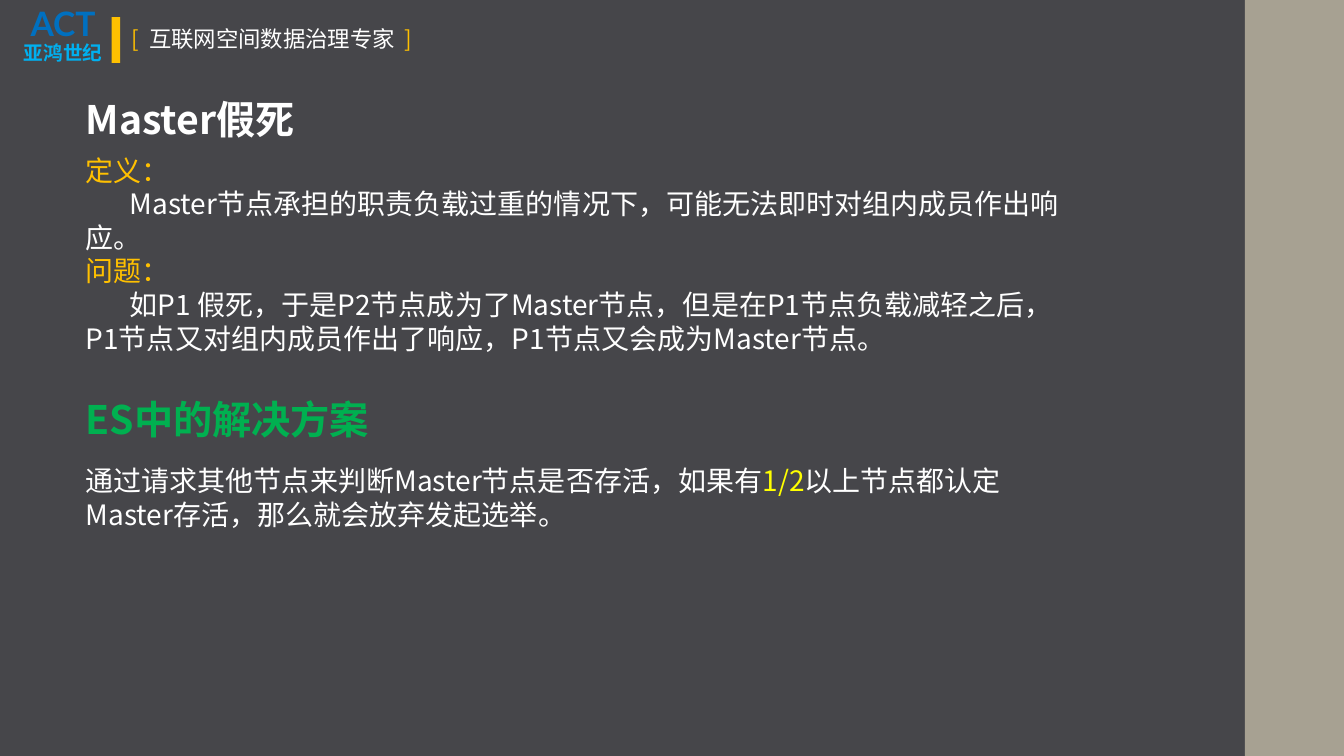
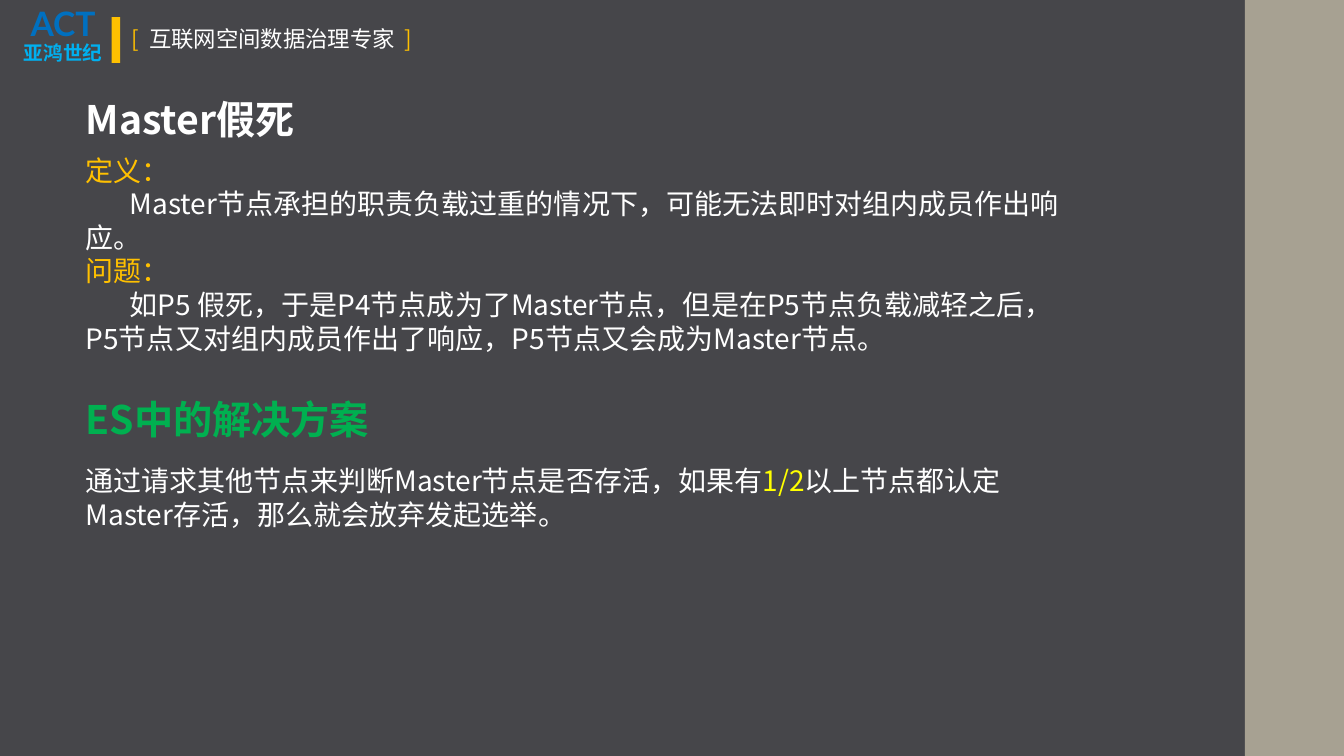
Before and after one commit to VincentMLiu/BigMingNotes, a slide deck: slide 22 of Memory Palace/Elasticsearch/ElasticSearch基本原理.pptx. Drawn at 1344x756 pixels with LibreOffice and Linux fonts; fonts in the diff are those of the drawing. Boxes give left, top, right and bottom in pixels: in the first picture for what was removed or moved away, otherwise in the second. Text is boxed around its words. In the diff, an @@ line names an element or a change of style, - is before the commit and + after.

```diff
--- a/Memory Palace/Elasticsearch/ElasticSearch基本原理.pptx
+++ b/Memory Palace/Elasticsearch/ElasticSearch基本原理.pptx
@@ text at box(86, 291, 1053, 352): text changed @@
-如P1 假死，于是P2节点成为了Master节点，但是在P1节点负载减轻之后，P1节点又对组内成员作出了响应，P1节点又会成为Master节点。
+如P5 假死，于是P4节点成为了Master节点，但是在P5节点负载减轻之后，P5节点又对组内成员作出了响应，P5节点又会成为Master节点。
```
Also in this commit, not shown: 12 other slides changed, 24 slides added, 6 slides removed, 25 other files.
